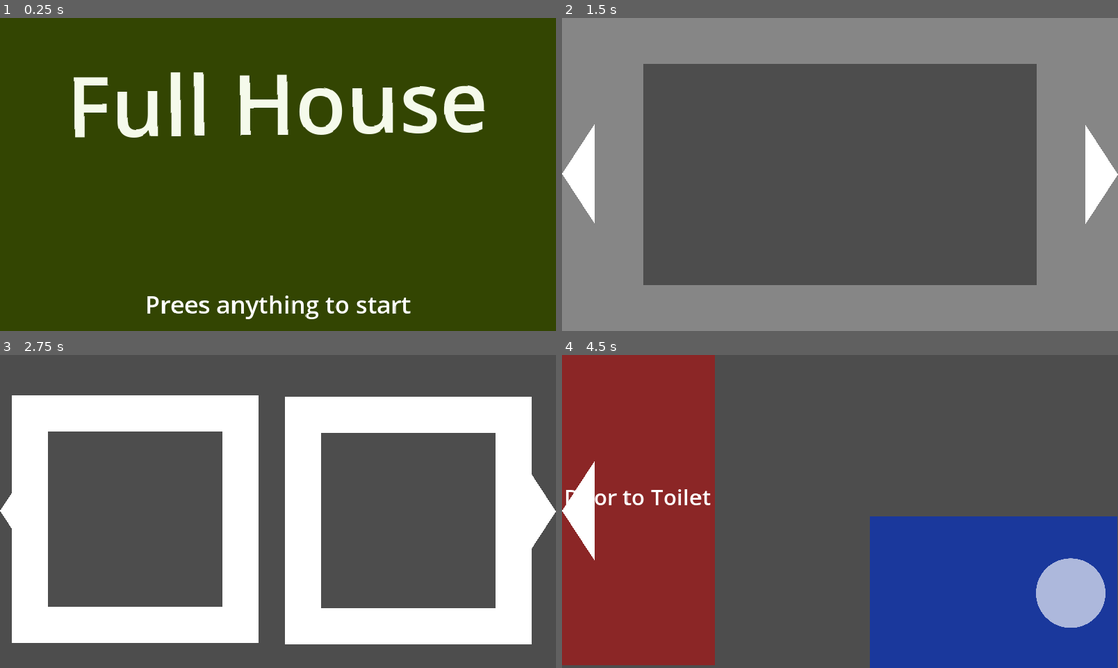
Above: before the commit, frames 1-4 (two rows, left to right).
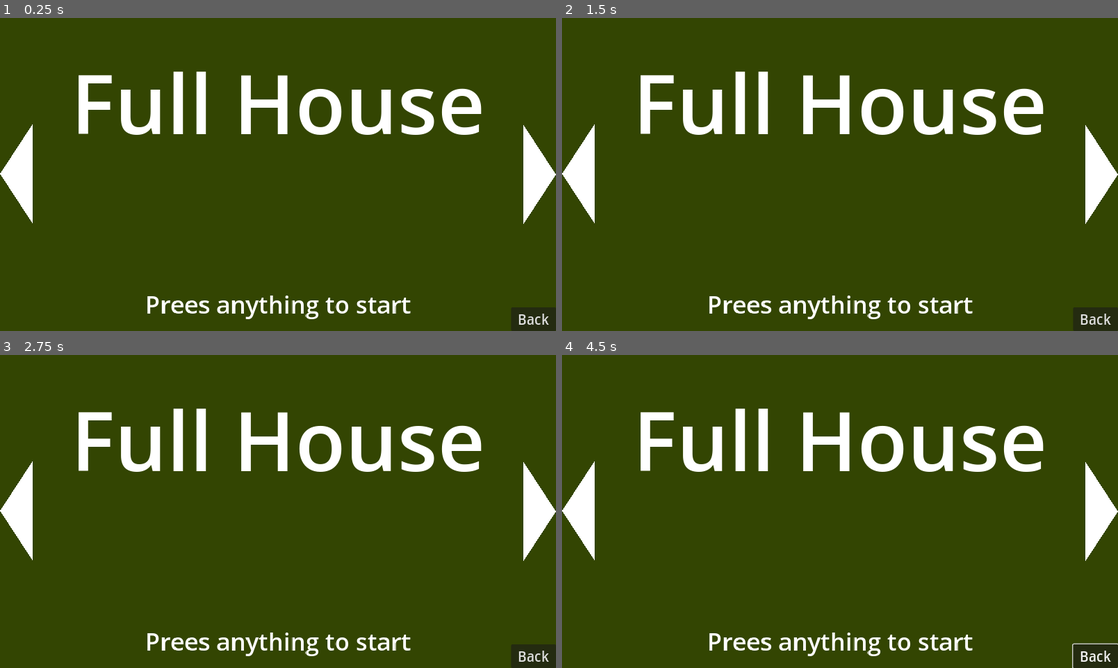
Above: after the commit, the same moments.

Repository: mazilimka/Full-House
Game: Godot game, scene res://ScreenManager/rooms_manager.tscn
Same seed, same stepped clock (60 frames per second), same inputs: the game is played once before the commit and once after it.
Inputs (mouse positions are in pixels of both pictures, inside the frame that each line leads up to):
- Up to frame 1 (0.25 s): no input
- Up to frame 2 (1.5 s): tap Enter at 0.5 s; move the mouse to (962, 158) at 0.52 s; hold D (move_right) 0.53-1.25 s; click (962, 158) at 0.6 s; click (578, 174) at 1.25 s
- Up to frame 3 (2.75 s): click (539, 511) at 2 s
- Up to frame 4 (4.5 s): click (1095, 655) at 2.75 s, where only the run after the commit has a clickable "Back"; move the mouse to (728, 527) at 3.52 s; hold S (move_down) 3.53-4.28 s; click (728, 527) at 3.6 s; move the mouse to (895, 442) at 4.27 s; hold D (move_right) from 4.28 s (still down); click (895, 442) at 4.35 s

The runs differ from the first frame. In frame 1, 5.0% of the frame differs, in the area x 0-100%, y 17-100%; in frame 2, 98%; in frame 3, 96%; in frame 4, 99%, in the area x 0-100%, y 0-100%.
Error after the commit: Parse Error: Expected variable name after "var". (res://Autoloads/Global.gd:6)

Commit message:
Added interactable object example Added screen.gd exercise

Diff:
--- a/Autoloads/Global.gd
+++ b/Autoloads/Global.gd
@@ -3,6 +3,7 @@
 var CurrentRoom
 var CurrentSide
 
+var  = [0, 1, 2,3 ]
 
 func get_component(_node: Node, _comp_name: String):
 	return _node.get_node_or_null(_comp_name)
--- /dev/null
+++ b/InputObjects/door.gd
@@ -0,0 +1,15 @@
+extends Area2D
+
+@export var room_name: String
+
+
+func _ready() -> void:
+	assert(self is Area2D)
+	assert(not room_name.is_empty(), "room_name не задан!")
+	input_event.connect(_door_to_kch_input_event)
+
+
+func _door_to_kch_input_event(viewport: Viewport, event: InputEvent, shape_idx: int) -> void:
+	if event is InputEventMouseButton and MOUSE_BUTTON_LEFT and not event.is_pressed():
+		Events.room_changed.emit(room_name)
+		get_viewport().set_input_as_handled()
--- a/Screens/WorkRoom/WorkRoomLeft/wr_left.gd
+++ b/Screens/WorkRoom/WorkRoomLeft/wr_left.gd
@@ -1,11 +1,11 @@
 extends Node2D
 
 
-func _ready() -> void:
-	$DoorToKitchen.input_event.connect(_door_to_kch_input_event)
-
-
-func _door_to_kch_input_event(viewport: Viewport, event: InputEvent, shape_idx: int) -> void:
-	if event is InputEventMouseButton and MOUSE_BUTTON_LEFT and not event.is_pressed():
-		Events.room_changed.emit('Kitchen')
-		get_viewport().set_input_as_handled()
+#func _ready() -> void:
+	#$DoorToKitchen.input_event.connect(_door_to_kch_input_event)
+#
+#
+#func _door_to_kch_input_event(viewport: Viewport, event: InputEvent, shape_idx: int) -> void:
+	#if event is InputEventMouseButton and MOUSE_BUTTON_LEFT and not event.is_pressed():
+		#Events.room_changed.emit('Kitchen')
+		#get_viewport().set_input_as_handled()
--- a/Screens/WorkRoom/WorkRoomLeft/wr_left.tscn
+++ b/Screens/WorkRoom/WorkRoomLeft/wr_left.tscn
@@ -1,8 +1,9 @@
-[gd_scene load_steps=7 format=3 uid="uid://c7rire01uis4p"]
+[gd_scene load_steps=8 format=3 uid="uid://c7rire01uis4p"]
 
 [ext_resource type="Script" path="res://Screens/WorkRoom/WorkRoomLeft/wr_left.gd" id="1_bh6jt"]
 [ext_resource type="Texture2D" uid="uid://bei60y6f24s44" path="res://Assets/Simple Shapes/Square.png" id="2_o2q0a"]
 [ext_resource type="Texture2D" uid="uid://b6nyiylffofhg" path="res://Assets/Simple Shapes/Circle.png" id="3_4y31y"]
+[ext_resource type="Script" path="res://InputObjects/door.gd" id="3_8ggr6"]
 
 [sub_resource type="RectangleShape2D" id="RectangleShape2D_vdwgs"]
 size = Vector2(242, 647)
@@ -36,6 +37,8 @@
 
 [node name="DoorToKitchen" type="Area2D" parent="."]
 position = Vector2(737, 300)
+script = ExtResource("3_8ggr6")
+room_name = "Kitchen"
 
 [node name="Sprite2D2" type="Sprite2D" parent="DoorToKitchen"]
 modulate = Color(0.0643005, 0.335938, 0.0812778, 1)
--- /dev/null
+++ b/Screens/screen.gd
@@ -0,0 +1,25 @@
+extends Node
+
+# просто прямоугольник на экране
+# на текущий прямоугольник должна указывать метка
+
+# доступные действия на текущем скрине, пока доступны все
+var actions_array = ["go to left", "go to right", "go up", "go down"]
+
+
+func _close():
+	# когда один оставшийся прямоугольник мы не можем его закрыть
+	# "go down" убрать текущий прямоугольник
+	# передать управление предыдущему активному прямоугольнику
+	pass
+
+# поменять текущий верхний скрин на другой в иерархии
+func _go_to_screen():
+	# заспавнить новый прямоугольник слева или справа
+	# и передать ему управление
+	pass
+
+func _add_above():
+	# "go up" добавить новый прямоугольник на экране со смещение вверх и вправо
+	# и передать ему активное управление
+	pass
--- a/components/SideManagerComponent.gd
+++ b/components/SideManagerComponent.gd
@@ -1,7 +1,7 @@
 extends Node
 class_name SideManagerComponent
 
-var array_keys: Array
+var room_sides_idx_array: Array
 var current_side := 0
 var previous_side := 0
 var room
@@ -9,12 +9,12 @@
 func _ready() -> void:
 	room = get_parent()
 	Events.side_changed.connect(changing_side)
-	array_keys = room.sides.keys()
+	room_sides_idx_array = room.sides.keys()
 	arrows_manager()
 
 
 func arrows_manager():
-	if not array_keys.has(current_side - 1):
+	if not room_sides_idx_array.has(current_side - 1):
 		GlobalHud.is_left_blocked = true
 		GlobalHud.hide_arrows(-1)
 
@@ -22,7 +22,7 @@
 		GlobalHud.is_left_blocked = false
 		GlobalHud.show_arrows(-1)
 
-	if not array_keys.has(current_side + 1):
+	if not room_sides_idx_array.has(current_side + 1):
 		GlobalHud.is_right_blocked = true
 		GlobalHud.hide_arrows(+1)
 	else:
@@ -33,6 +33,7 @@
 func changing_side(where: int):
 	previous_side = current_side
 	current_side += where
+
 	arrows_manager()
 	room.sides[current_side].set_process_input(true)
 	room.sides[current_side].show()
